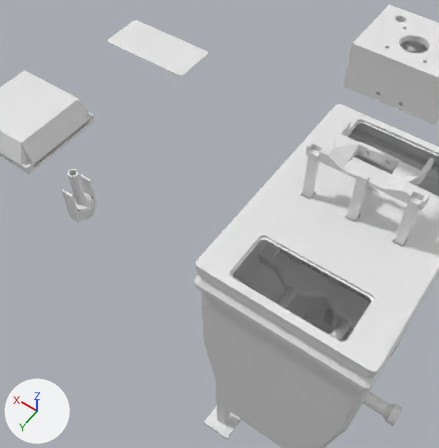
Before and after pictures for a commit that changed the Blender file Etcher/etcher2.blend.
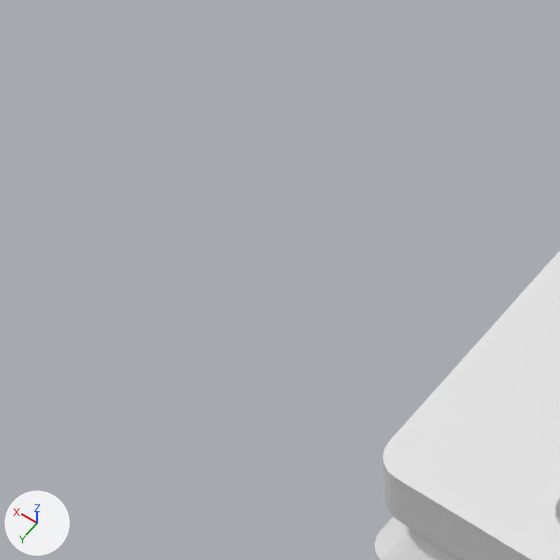
There are two pictures of each version: one from a camera (50 mm lens) standing at (-0.11, 0.378, 0.616) and looking at (0.171, -0.016, -0.003), one close up on the part from 27% to 53% of the width and 39% to 63% of the height. Lighting does not change. The marker at lower left points along +X, +Y and +Z. The last two pictures show the newer version.

In view in the first close-up: 'XMainBox2', 'XMainBoxCap'.
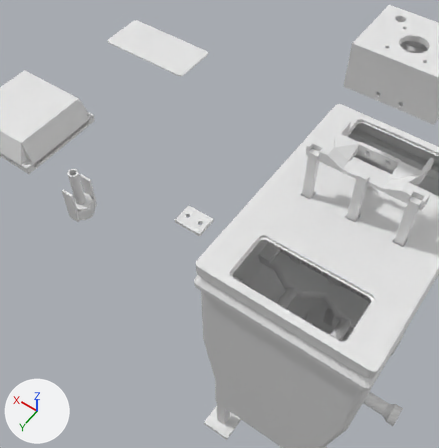
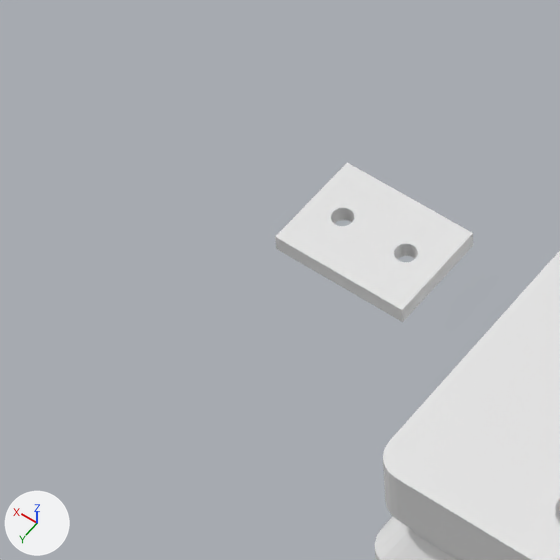
Diff of the bpy script that builds the scene:
```diff
--- a/Etcher/etcher2.blend.py
+++ b/Etcher/etcher2.blend.py
@@ me_cube @@
+me_cube.from_pydata(...)  # 136 vertices, 74 faces; spans x -0.02..0.02, y -0.015..0.015, z -0.0025..0.0025
@@ ob_cube @@
+ob_cube = bpy.data.objects.new('Cube', me_cube)
+ob_cube.location = (0.2, 0.0, 0.0)
```

Boxes [x1, y1, x2, y2] around the edits, measured in the close-ups (560 x 560 px):
'Cube', added
    after: [275, 163, 473, 322]
